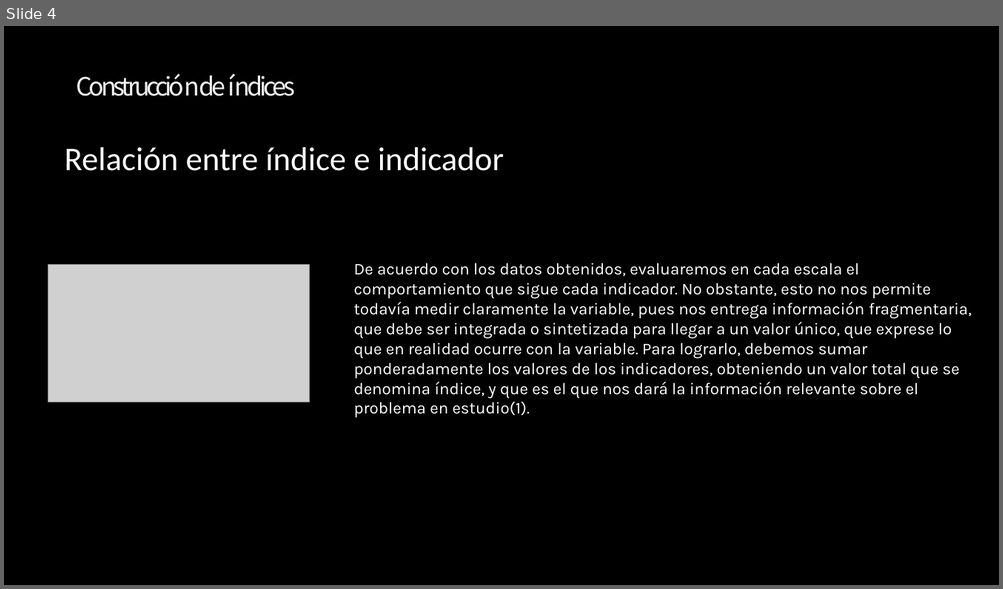
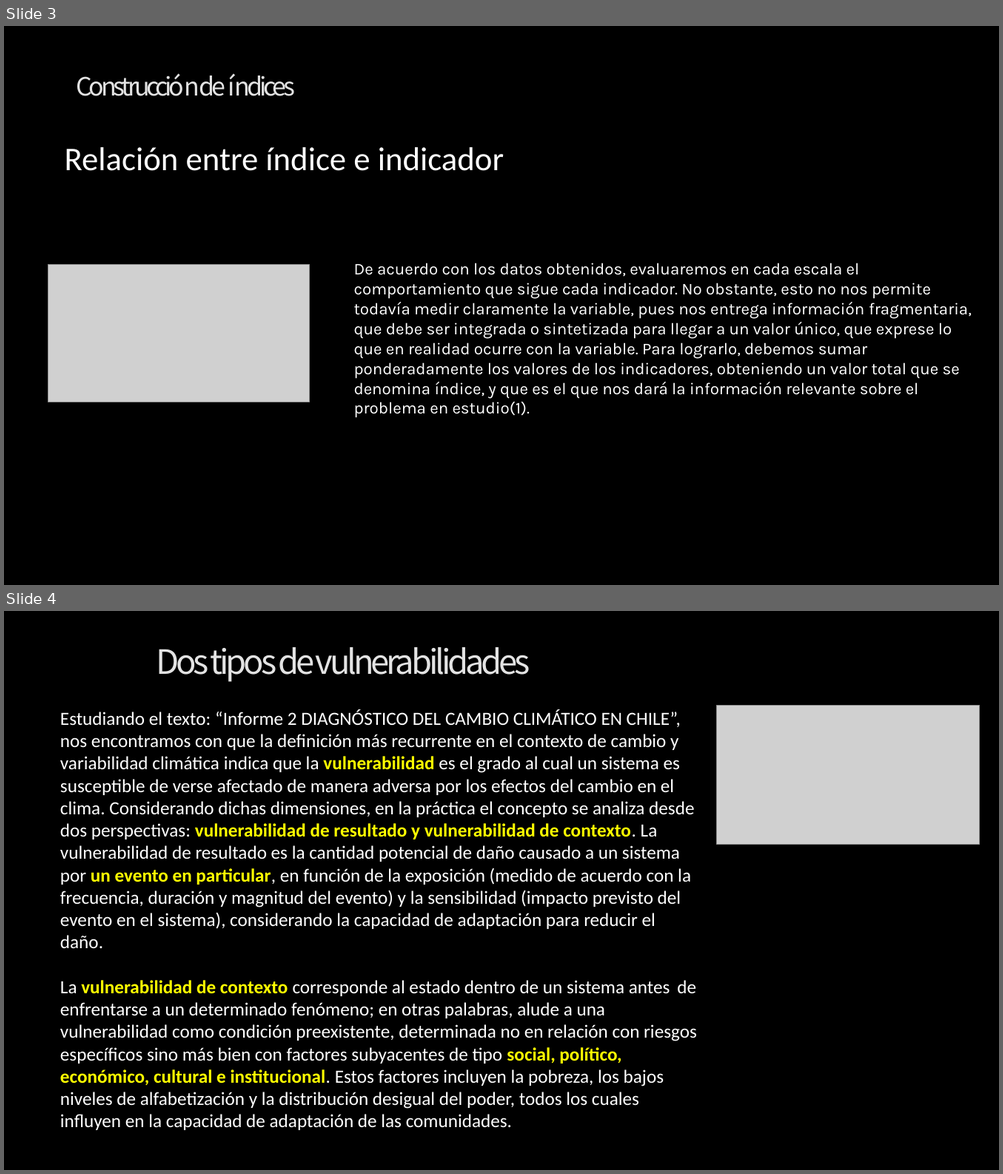
Before and after one commit to Sud-Austral/ds_indices, a slide deck: indices.pptx. Shown one above the other, each under a label of ours: slide 4 before the commit, slides 3 and 4 after it. The pictures are 1003x589 and 1003x1174 pixels, drawn with LibreOffice and Linux fonts; fonts in the diff are those of the drawing; grey boxes stand for pictures; background and template pictures are left out. Boxes give left, top, right and bottom in pixels: in the first picture for what was removed or moved away, otherwise in the second. Text is boxed around its words. In the diff, an @@ line names an element or a change of style, - is before the commit and + after.

```diff
--- a/indices.pptx
+++ b/indices.pptx
@@ slide 4 added at (4,611,999,1170), background picture (left out) @@
@@ title added at (156,647,530,682), 32.4 pt, text gradient #969696 to #E3E3E3 to #FFFFFF @@
+Dos tipos de vulnerabilidades
@@ text added at (60,709,697,1130), 18 pt, text #FFFFFF @@
+Estudiando el texto: “Informe 2 DIAGNÓSTICO DEL CAMBIO CLIMÁTICO EN CHILE”, nos encontramos con que la definición más recurrente en el contexto de cambio y variabilidad climática indica que la vulnerabilidad es el grado al cual un sistema es susceptible de verse afectado de manera adversa por los efectos del cambio en el clima. Considerando dichas dimensiones, en la práctica el concepto se analiza desde dos perspectivas: vulnerabilidad de resultado y vulnerabilidad de contexto. La vulnerabilidad de resultado es la cantidad potencial de daño causado a un sistema por un evento en particular, en función de la exposición (medido de acuerdo con la frecuencia, duración y magnitud del evento) y la sensibilidad (impacto previsto del evento en el sistema), considerando la capacidad de adaptación para reducir el daño.
+La vulnerabilidad de contexto corresponde al estado dentro de un sistema antes de enfrentarse a un determinado fenómeno; en otras palabras, alude a una vulnerabilidad como condición preexistente, determinada no en relación con riesgos específicos sino más bien con factores subyacentes de tipo social, político, económico, cultural e institucional. Estos factores incluyen la pobreza, los bajos niveles de alfabetización y la distribución desigual del poder, todos los cuales influyen en la capacidad de adaptación de las comunidades.
@@ picture added at (717,705,979,845) @@
@@ what was slide 4 is now slide 3 @@
```
Also in this commit, not shown: 20 other slides changed, 13 other slides added, 7 slides removed.
